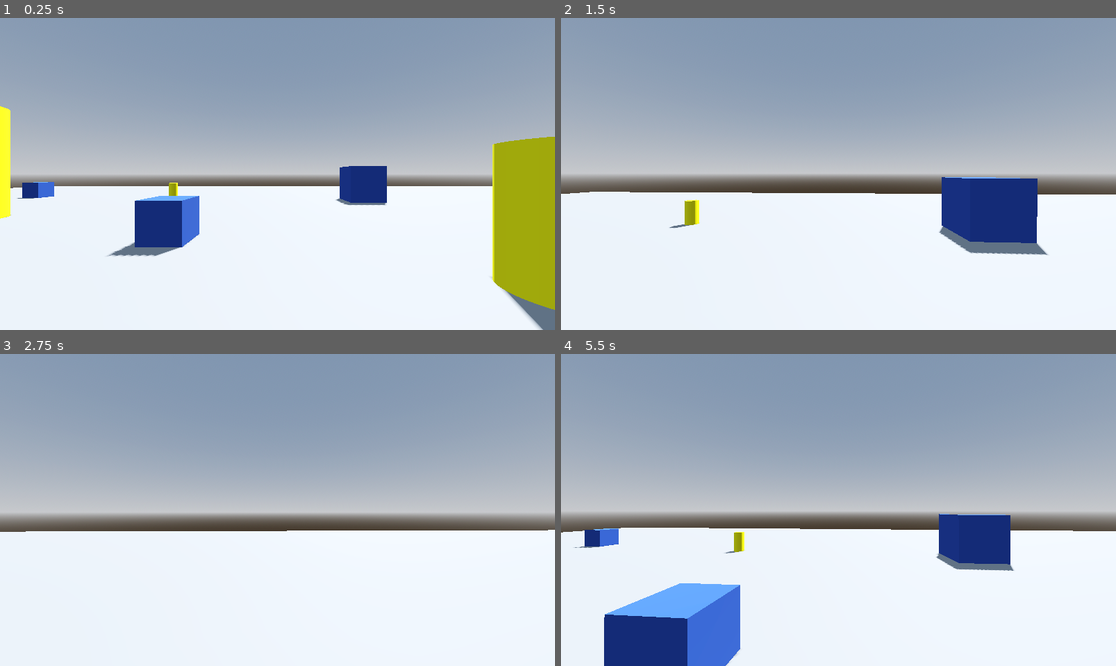
Above: before the commit, frames 1-4 (two rows, left to right).
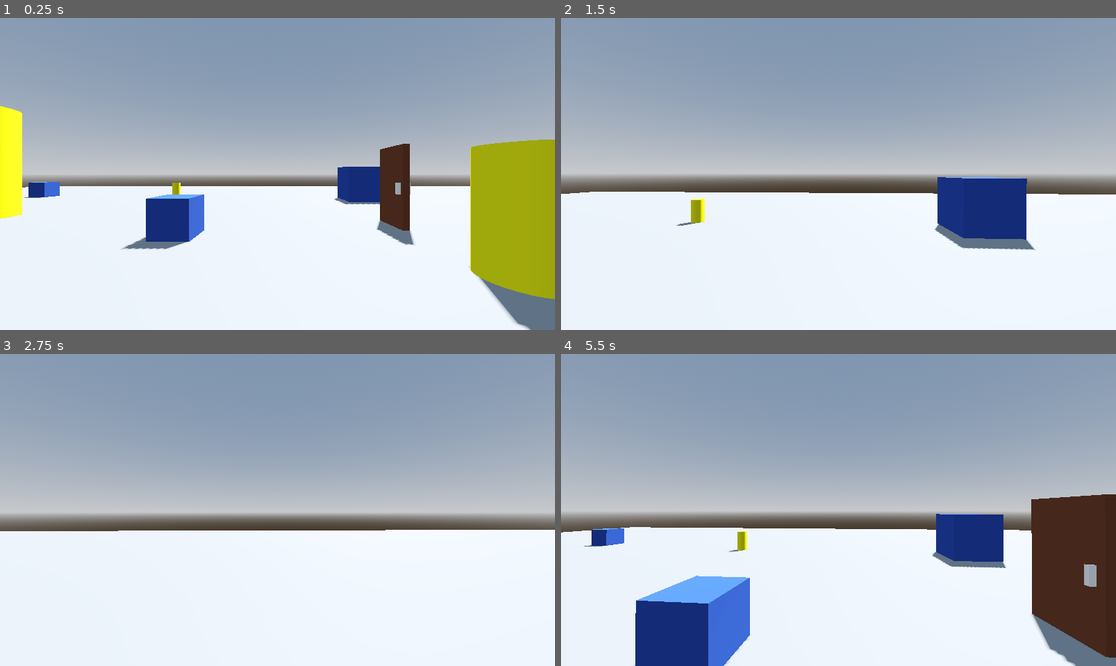
Above: after the commit, the same moments.

Repository: mellandm1350/Look-To-The-Sky
Game: Godot game, scene res://Scenes/main.tscn
Same seed, same stepped clock (60 frames per second), same inputs: the game is played once before the commit and once after it.
Inputs (mouse positions are in pixels of both pictures, inside the frame that each line leads up to):
- Up to frame 1 (0.25 s): no input
- Up to frame 2 (1.5 s): move the mouse to (866, 174) at 0.52 s; hold W (move_forward) from 0.53 s (still down); tap E (interact) at 0.6 s; tap Space (jump) at 0.77 s; move the mouse to (810, 174) at 1.27 s; tap Ctrl (crouch) at 1.35 s
- Up to frame 3 (2.75 s): keep holding W (move_forward); tap Space (jump) at 1.52 s; tap E (interact) at 1.55, 2.1 s; move the mouse to (288, 503) at 2.02 s
- Up to frame 4 (5.5 s): move the mouse to (832, 516) at 2.77 s; tap E (interact) at 2.85, 3.8, 5.1 s; tap Space (jump) at 3.02, 3.77, 5.27 s; move the mouse to (877, 513) at 3.52 s; hold Ctrl (crouch) 3.53-4.25 s; tap Escape (pause) at 4.15 s; release W (move_forward) at 4.25 s; click "Restart" at 4.25 s; tap Enter at 5 s; move the mouse to (794, 506) at 5.02 s; hold W (move_forward) from 5.03 s (still down)

The runs differ from the first frame. In frame 1, 6.4% of the frame differs, in the area x 0-100%, y 28-100%; in frame 2, 1.3%; in frame 3, 0.1%; in frame 4, 12%, in the area x 2-100%, y 44-100%.

Commit message:
Fixed door interactions
Player is now able to door when pressing E

Diff:
--- a/Scenes/Door.tscn
+++ b/Scenes/Door.tscn
@@ -25,7 +25,7 @@
 
 [sub_resource type="Animation" id="Animation_8u7ho"]
 resource_name = "close"
-length = 0.6
+length = 0.3
 tracks/0/type = "value"
 tracks/0/imported = false
 tracks/0/enabled = true
@@ -41,7 +41,7 @@
 
 [sub_resource type="Animation" id="Animation_rt12t"]
 resource_name = "open"
-length = 0.6
+length = 0.4
 tracks/0/type = "value"
 tracks/0/imported = false
 tracks/0/enabled = true
@@ -67,9 +67,10 @@
 [node name="Pivot" type="Node3D" parent="."]
 transform = Transform3D(1, 0, 0, 0, 1, 0, 0, 0, 1, -0.667776, 1.1627, 0)
 
-[node name="StaticBody3D" type="StaticBody3D" parent="Pivot"]
-transform = Transform3D(1.472, 0, 0, 0, 2.705, 0, 0, 0, 0.186, 0.667776, 0.18519, 0)
+[node name="StaticBody3D" type="StaticBody3D" parent="Pivot" node_paths=PackedStringArray("animation_player")]
+transform = Transform3D(1.27347, 0, 0, 0, 2.49419, 0, 0, 0, 0.186, 0.6, 0, 0)
 script = ExtResource("1_ad5h6")
+animation_player = NodePath("../../AnimationPlayer")
 
 [node name="DoorCollision" type="CollisionShape3D" parent="Pivot/StaticBody3D"]
 shape = SubResource("BoxShape3D_rkxu1")
--- a/Scenes/Player.tscn
+++ b/Scenes/Player.tscn
@@ -1,6 +1,8 @@
-[gd_scene load_steps=12 format=3 uid="uid://cqy136uhoycx1"]
+[gd_scene load_steps=14 format=3 uid="uid://cqy136uhoycx1"]
 
 [ext_resource type="Script" path="res://Scripts/Player.gd" id="1_84jdv"]
+[ext_resource type="Script" path="res://Scripts/Camera.gd" id="2_jui1a"]
+[ext_resource type="Script" path="res://Scripts/Raycast.gd" id="3_sjkgm"]
 
 [sub_resource type="CapsuleShape3D" id="CapsuleShape3D_k260y"]
 
@@ -35,7 +37,10 @@
 
 [node name="Pivot" type="Node3D" parent="."]
 
-[node name="Character" type="Node3D" parent="Pivot"]
+[node name="Camera3D" type="Camera3D" parent="Pivot"]
+transform = Transform3D(1, 0, 0, 0, 1, 0, 0, 0, 1, 0, 0.400925, -0.0963555)
+cull_mask = 1048573
+script = ExtResource("2_jui1a")
 
 [node name="BodyCollision" type="CollisionShape3D" parent="."]
 shape = SubResource("CapsuleShape3D_k260y")
@@ -45,10 +50,12 @@
 
 [node name="LeftEye" type="MeshInstance3D" parent="."]
 transform = Transform3D(0.2, 0, 0, 0, 0.2, 0, 0, 0, 0.2, 0.154656, 0.391832, -0.403891)
+layers = 2
 mesh = SubResource("SphereMesh_gwwx6")
 
 [node name="RightEye" type="MeshInstance3D" parent="."]
 transform = Transform3D(0.2, 0, 0, 0, 0.2, 0, 0, 0, 0.2, -0.150953, 0.407363, -0.409221)
+layers = 2
 mesh = SubResource("SphereMesh_ivjhp")
 
 [node name="LeftArm" type="MeshInstance3D" parent="."]
@@ -66,3 +73,7 @@
 [node name="RightFoot" type="MeshInstance3D" parent="."]
 transform = Transform3D(5.73206e-16, 1.31134e-08, 0.3, 0.3, -1.31134e-08, 0, 1.31134e-08, 0.3, -1.31134e-08, -0.250674, -0.511162, -0.385276)
 mesh = SubResource("TubeTrailMesh_mr8by")
+
+[node name="RayCast3D" type="RayCast3D" parent="."]
+transform = Transform3D(1, 0, 0, 0, -4.37114e-08, -1, 0, 1, -4.37114e-08, 0, 0.393633, -0.304434)
+script = ExtResource("3_sjkgm")
--- a/Scenes/main.tscn
+++ b/Scenes/main.tscn
@@ -1,8 +1,8 @@
 [gd_scene load_steps=18 format=3 uid="uid://cn7a2q64hpkol"]
 
 [ext_resource type="PackedScene" uid="uid://cqy136uhoycx1" path="res://Scenes/Player.tscn" id="1_o8ijf"]
-[ext_resource type="Script" path="res://Scripts/Camera.gd" id="2_xkg1p"]
 [ext_resource type="PackedScene" uid="uid://bninr8gwst8cf" path="res://Scenes/PauseMenu.tscn" id="3_bqvkl"]
+[ext_resource type="PackedScene" uid="uid://bggua831cdo1c" path="res://Scenes/Door.tscn" id="3_fyj5c"]
 
 [sub_resource type="ProceduralSkyMaterial" id="ProceduralSkyMaterial_ubju7"]
 sky_horizon_color = Color(0.64625, 0.65575, 0.67075, 1)
@@ -293,13 +293,9 @@
 [node name="Player" parent="." instance=ExtResource("1_o8ijf")]
 transform = Transform3D(1, 0, 0, 0, 1, 0, 0, 0, 1, 0, 1, -3)
 
-[node name="Node3D" type="Node3D" parent="Player"]
-transform = Transform3D(1, 0, 0, 0, 1, 0, 0, 0, 1, 0, 0.382809, 0)
-
-[node name="Camera3D" type="Camera3D" parent="Player/Node3D"]
-transform = Transform3D(1, 0, 0, 0, 1, 0, 0, 0, 1, 0, 0.0196793, -0.448321)
-script = ExtResource("2_xkg1p")
-
 [node name="CanvasLayer" type="CanvasLayer" parent="."]
 
 [node name="PauseMenu" parent="CanvasLayer" instance=ExtResource("3_bqvkl")]
+
+[node name="Door" parent="." instance=ExtResource("3_fyj5c")]
+transform = Transform3D(-4.37114e-08, 0, -1, 0, 1, 0, 1, 0, -4.37114e-08, 3.57712, -0.5, -9.30875)
--- a/Scripts/Door.gd
+++ b/Scripts/Door.gd
@@ -1,12 +1,25 @@
 extends StaticBody3D
-
-#@export is the same as a public variable
-@export var animation_player: AnimationPlayer
 
 #check to see if door is open
 var is_open = false
 #check interaction
 var interactable = true
 
+#@export is the same as a public variable
+@export var animation_player: AnimationPlayer
+
 func _interact():
-	pass
+	#When the animtion is done playing set back to true
+	if interactable == true:
+		interactable = false
+		is_open = !is_open
+
+		if is_open == false:
+			animation_player.play("close")
+		if is_open == true:
+			animation_player.play("open")
+
+		#Create a timer based on how long the animtion will play
+		#Will only count when game is not paused
+		await get_tree().create_timer(0.4, false).timeout
+		interactable = true
--- a/Scripts/Player.gd
+++ b/Scripts/Player.gd
@@ -12,7 +12,7 @@
 		rotate(Vector3.UP, -event.relative.x * 0.001)
 
 func _physics_process(delta):
-	print("Speed is: ", speed)
+	#print("Speed is: ", speed)
 	# Add the gravity.
 	if not is_on_floor():
 		velocity.y -= gravity * delta
--- /dev/null
+++ b/Scripts/Raycast.gd
@@ -0,0 +1,9 @@
+extends RayCast3D
+
+# Called every frame. 'delta' is the elapsed time since the previous frame.
+func _process(delta):
+	if is_colliding():
+		var hit_object = get_collider()
+		if hit_object.has_method("_interact") && Input.is_action_just_pressed("interact"):
+			print("opn")
+			hit_object._interact()
